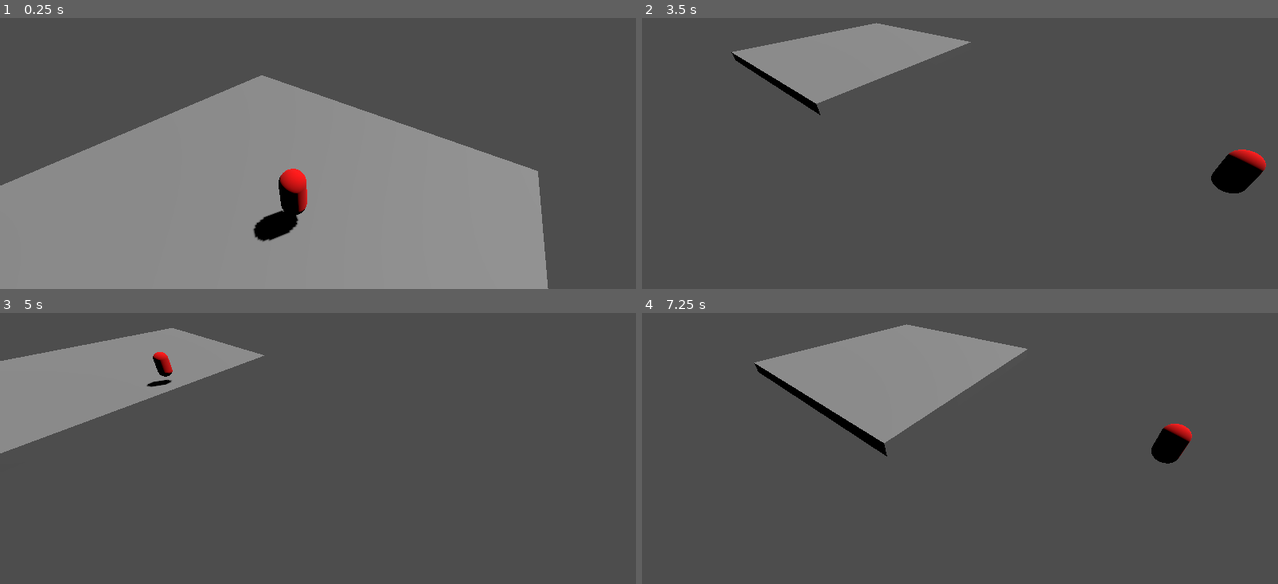
Above: before the commit, frames 1-4 (two rows, left to right).
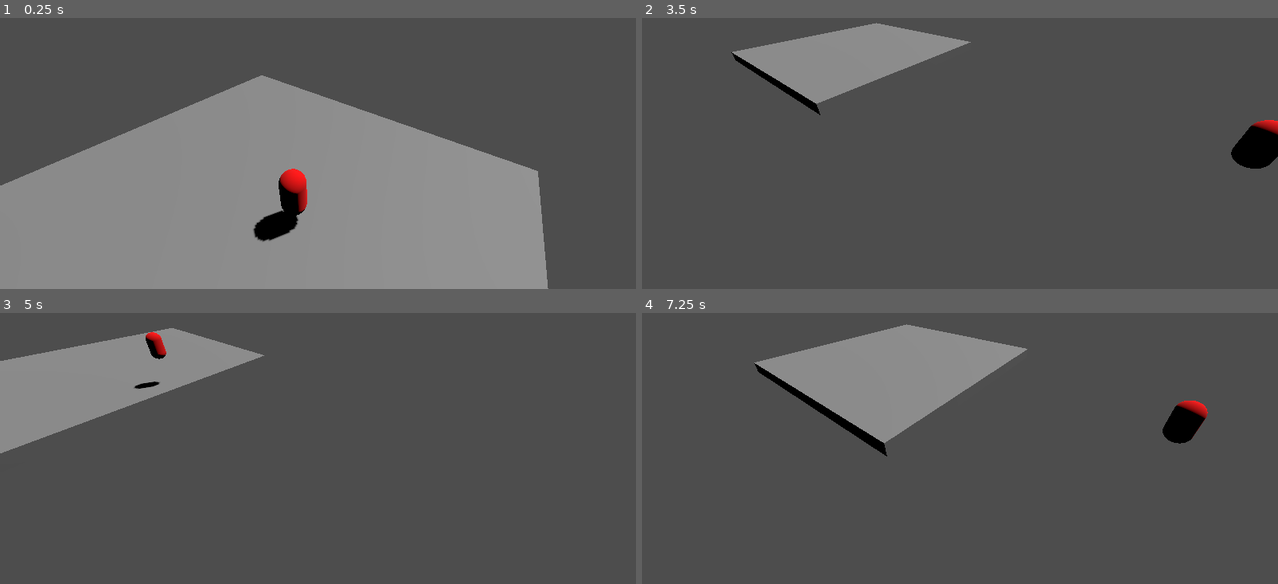
Above: after the commit, the same moments.

Repository: emanuelhix/gda-escape-room-2024
Game: Godot game, scene res://level/MainLevel.tscn
Same seed, same stepped clock (60 frames per second), same inputs: the game is played once before the commit and once after it.
Inputs:
- Up to frame 1 (0.25 s): no input
- Up to frame 2 (3.5 s): hold D (right) 0.53-1.28 s; hold S (back) 1.28-2.03 s; hold D (right) 2.03-2.78 s; hold W (forward) from 2.78 s (still down)
- Up to frame 3 (5 s): release W (forward) at 3.53 s; hold A (left) from 3.53 s (still down)
- Up to frame 4 (7.25 s): release A (left) at 5.03 s; hold S (back) 5.03-5.78 s; hold D (right) 5.78-6.53 s; hold W (forward) from 6.53 s (still down)

The runs differ from the first frame. In frame 1, less than 0.1% of the frame differs, in the area x 43-49%, y 55-78%; in frame 2, 1.6%, in the area x 89-100%, y 37-65%; in frame 3, 0.5%; in frame 4, 1.1%.

Commit message:
add base animation

Diff:
--- a/Player/player.gd
+++ b/Player/player.gd
@@ -8,6 +8,8 @@
 
 signal move_start  # Fires when the movement animation starts
 signal move_end    # Fires when the movement animation ends
+
+@onready var anim_player = $AnimationPlayer
 
 # New end position
 var end_position: Vector3 = Vector3()  # Renamed for clarity
@@ -45,7 +47,7 @@
 	if not action_pressed:
 		return
 
-	print("Turning angle: " + str(dir_angle))
+	anim_player.play("jump")
 	end_position = global_position + direction
 	tween = get_tree().create_tween()
 	tween.tween_property(self, "global_position", end_position, MOVE_DURATION)
--- a/Player/player.tscn
+++ b/Player/player.tscn
@@ -10,13 +10,53 @@
 
 [sub_resource type="CapsuleShape3D" id="CapsuleShape3D_c2iuh"]
 
+[sub_resource type="Animation" id="Animation_3ik2f"]
+resource_name = "jump"
+length = 0.5
+tracks/0/type = "value"
+tracks/0/imported = false
+tracks/0/enabled = true
+tracks/0/path = NodePath("MeshInstance3D:position")
+tracks/0/interp = 1
+tracks/0/loop_wrap = true
+tracks/0/keys = {
+"times": PackedFloat32Array(0, 0.2, 0.366667),
+"transitions": PackedFloat32Array(1, 1, 1),
+"update": 0,
+"values": [Vector3(0, 0, 0), Vector3(0, 2, 0), Vector3(0, 0, 0)]
+}
+
+[sub_resource type="Animation" id="Animation_246uv"]
+length = 0.001
+tracks/0/type = "value"
+tracks/0/imported = false
+tracks/0/enabled = true
+tracks/0/path = NodePath("MeshInstance3D:position")
+tracks/0/interp = 1
+tracks/0/loop_wrap = true
+tracks/0/keys = {
+"times": PackedFloat32Array(0),
+"transitions": PackedFloat32Array(1),
+"update": 0,
+"values": [Vector3(0, 0, 0)]
+}
+
+[sub_resource type="AnimationLibrary" id="AnimationLibrary_wmxum"]
+_data = {
+"RESET": SubResource("Animation_246uv"),
+"jump": SubResource("Animation_3ik2f")
+}
+
 [node name="Player" type="CharacterBody3D"]
-transform = Transform3D(1, 0, 0, 0, 1, 0, 0, 0, 1, 0, 1, 0)
 script = ExtResource("1_dptqk")
 
 [node name="MeshInstance3D" type="MeshInstance3D" parent="."]
-transform = Transform3D(1, 0, 0, 0, 1, 0, 0, 0, 1, 0, 0.00837111, 0)
 mesh = SubResource("CapsuleMesh_t075t")
 
 [node name="CollisionShape3D" type="CollisionShape3D" parent="."]
 shape = SubResource("CapsuleShape3D_c2iuh")
+
+[node name="AnimationPlayer" type="AnimationPlayer" parent="."]
+libraries = {
+"": SubResource("AnimationLibrary_wmxum")
+}
Not shown: 1 places in Player/player.tscn that only renumber resources
